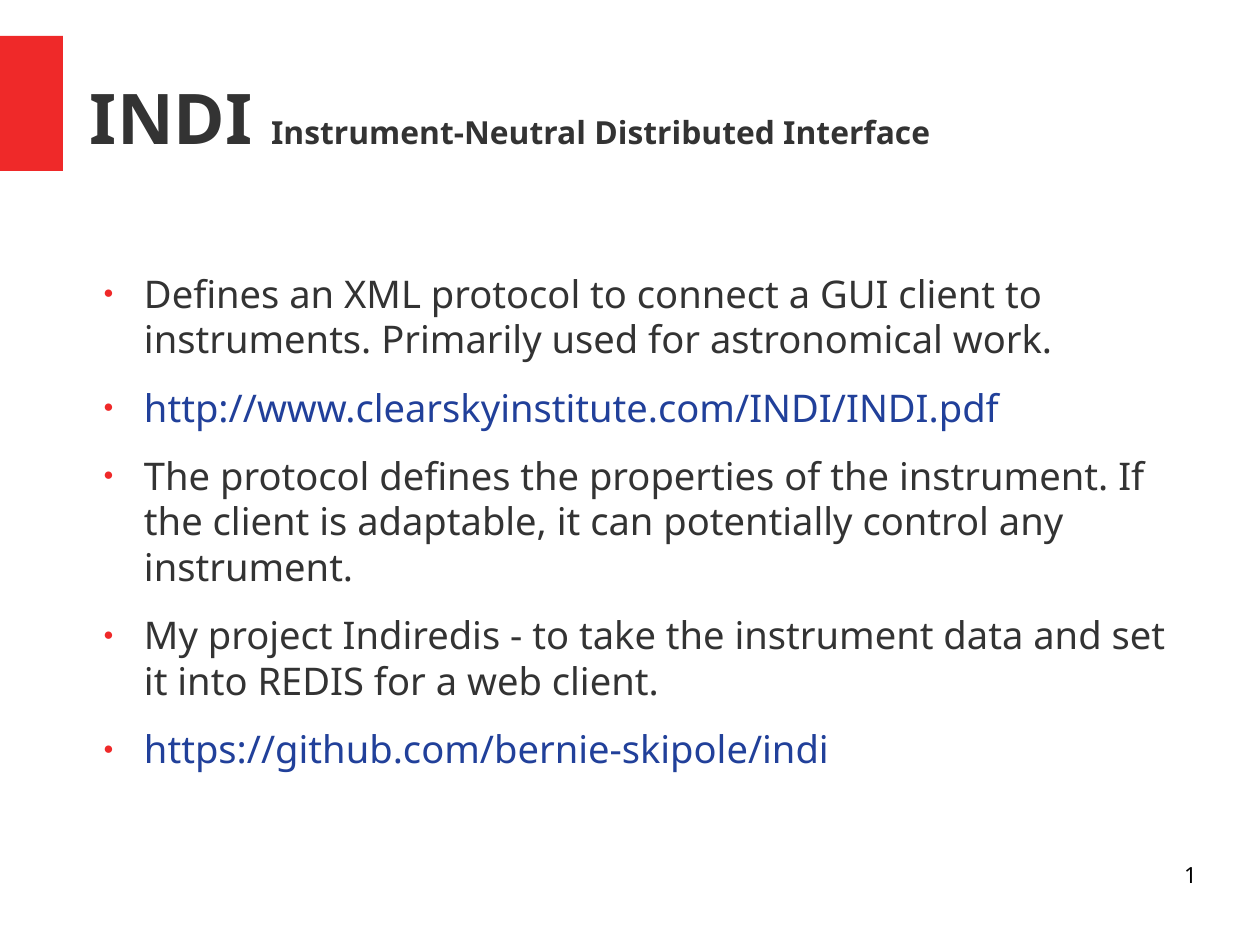
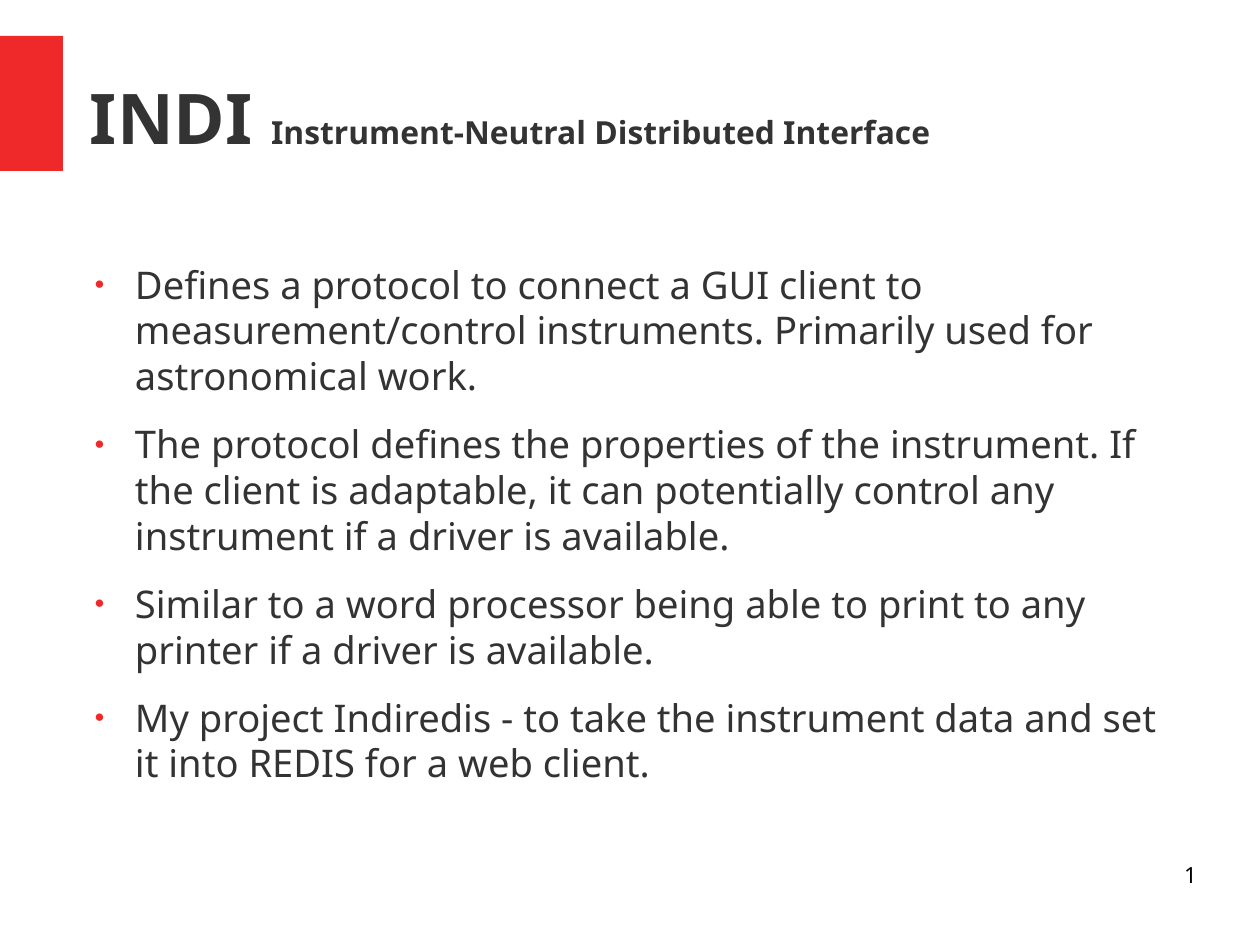
Before and after one commit to bernie-skipole/indi, a slide deck: slide 1 of indislides.odp. Drawn at 1260x945 pixels with LibreOffice and Linux fonts; fonts in the diff are those of the drawing. Boxes give left, top, right and bottom in pixels: in the first picture for what was removed or moved away, otherwise in the second. Text is boxed around its words. In the diff, an @@ line names an element or a change of style, - is before the commit and + after.

```diff
--- a/indislides.odp
+++ b/indislides.odp
@@ text "Defines a protocol to connect ...": place and size @@
-text "Defines a protocol to connect ..." at (144, 279, 1165, 772)
+text "Defines a protocol to connect ..." at (135, 270, 1156, 741)
@@ text at (135, 270, 1135, 673): text changed @@
-● Defines an XML protocol to connect a GUI client to instruments. Primarily used for astronomical work.
-● http://www.clearskyinstitute.com/INDI/INDI.pdf
-● The protocol defines the properties of the instrument. If the client is adaptable, it can potentially control any instrument.
+● Defines a protocol to connect a GUI client to measurement/control instruments. Primarily used for astronomical work.
+● The protocol defines the properties of the instrument. If the client is adaptable, it can potentially control any instrument if a driver is available.
+● Similar to a word processor being able to print to any printer if a driver is available.
@@ text at (144, 734, 829, 772): paragraph removed @@
-● https://github.com/bernie-skipole/indi
```
Also in this commit, not shown: 7 other slides changed, 2 slides added.
